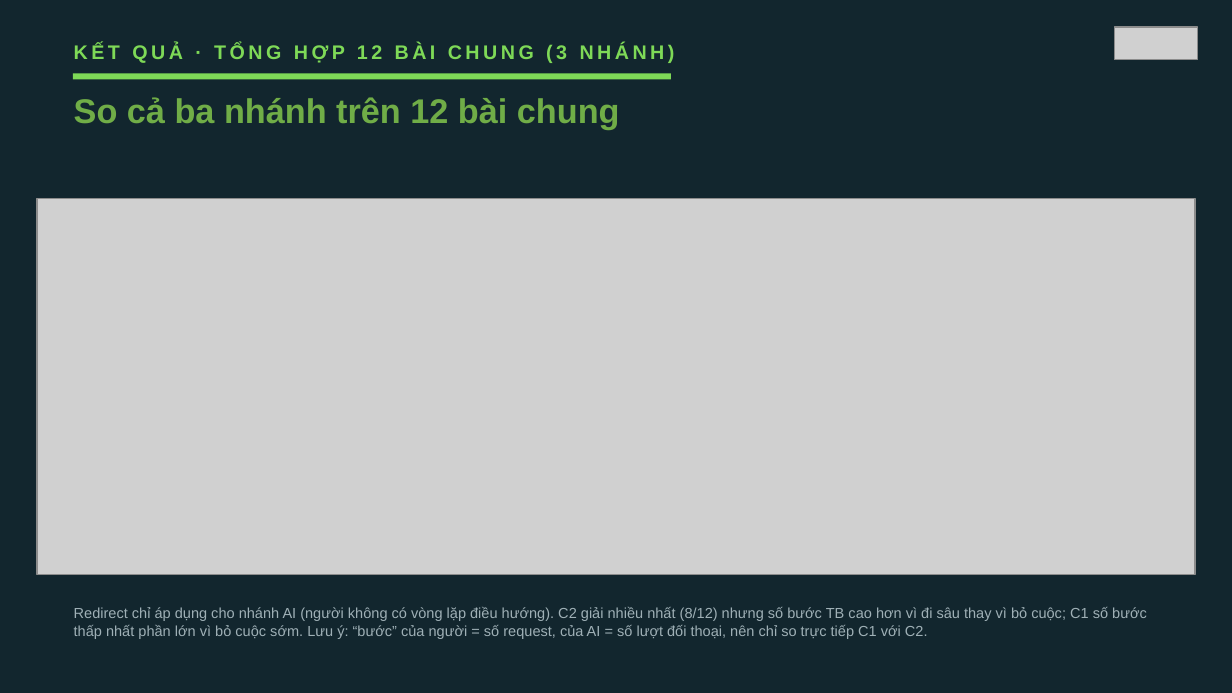
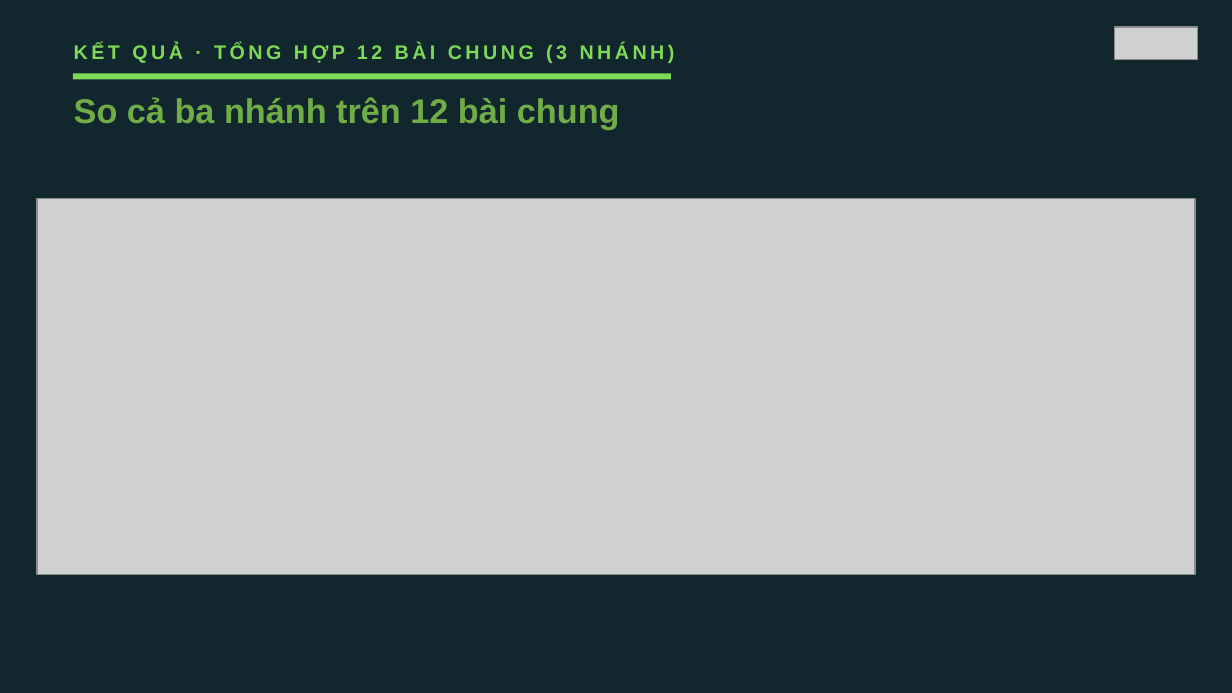
Before and after one commit to VuNguyenBinh/KLTN-FA26, a slide deck: slide 18 of Slide/KTLN_slide.pptx (slide 20 before the commit). Drawn at 1232x693 pixels with LibreOffice and Linux fonts; fonts in the diff are those of the drawing; grey boxes stand for pictures. Boxes give left, top, right and bottom in pixels: in the first picture for what was removed or moved away, otherwise in the second. Text is boxed around its words. In the diff, an @@ line names an element or a change of style, - is before the commit and + after.

```diff
--- a/Slide/KTLN_slide.pptx
+++ b/Slide/KTLN_slide.pptx
@@ text removed at (74, 607, 1147, 639) @@
-Redirect chỉ áp dụng cho nhánh AI (người không có vòng lặp điều hướng). C2 giải nhiều nhất (8/12) nhưng số bước TB cao hơn vì đi sâu thay vì bỏ cuộc; C1 số bước thấp nhất phần lớn vì bỏ cuộc sớm. Lưu ý: “bước” của người = số request, của AI = số lượt đối thoại, nên chỉ so trực tiếp C1 với C2.
```
Also in this commit, not shown: 5 other slides changed, 1 slide added, 3 slides removed, 2 other files.
